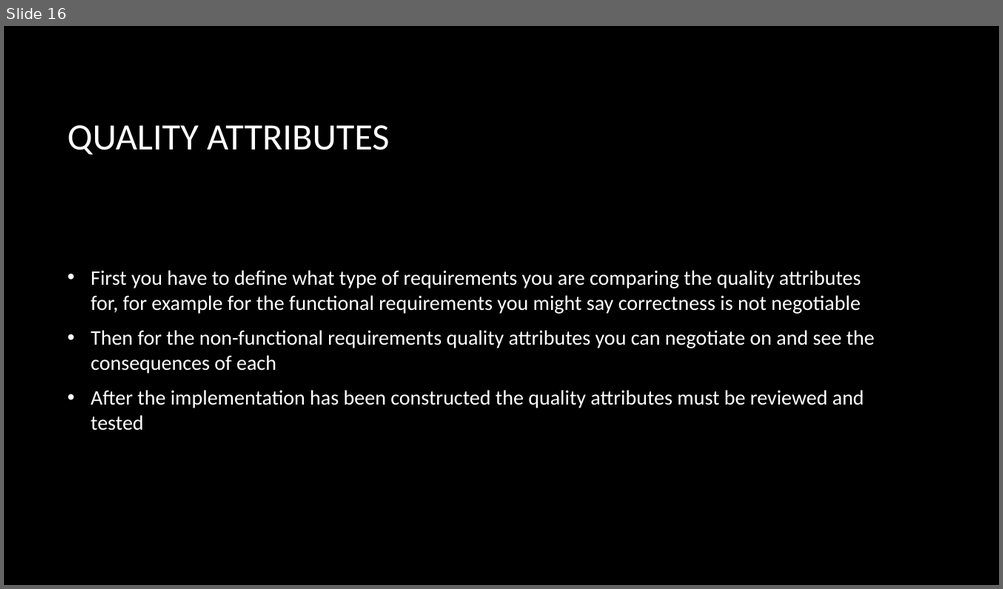
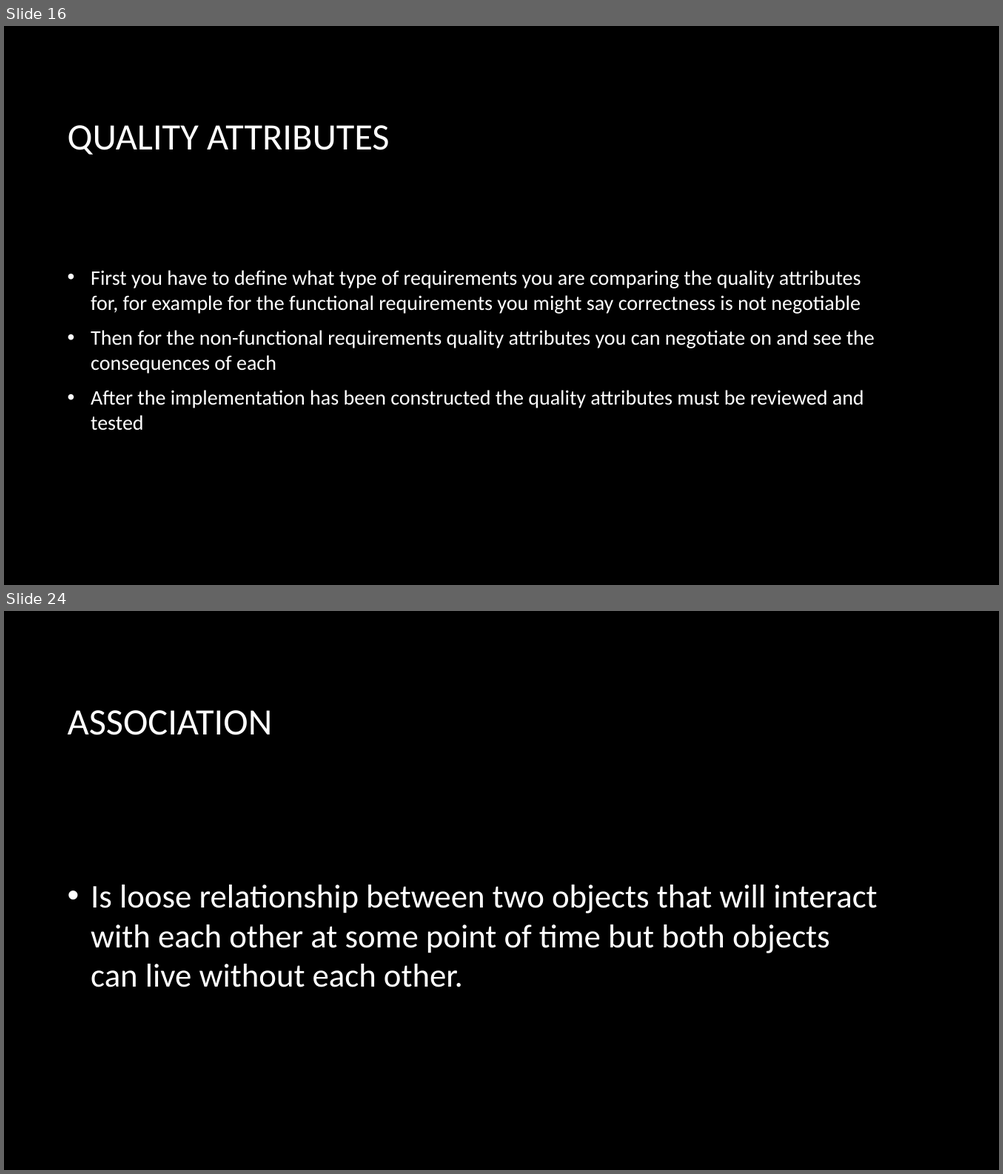
Before and after one commit to ahmedmagdy492/My-Hacking-Tutorails, a slide deck: Study/Object Oriented Design/Week 1 Objectives.pptx. Shown one above the other, each under a label of ours: slide 16 before the commit, slides 16 and 24 after it; the slides between them are not shown. The pictures are 1003x589 and 1003x1174 pixels, drawn with LibreOffice and Linux fonts; fonts in the diff are those of the drawing; background and template pictures are left out. Boxes give left, top, right and bottom in pixels: in the first picture for what was removed or moved away, otherwise in the second. Text is boxed around its words. In the diff, an @@ line names an element or a change of style, - is before the commit and + after.

```diff
--- a/Study/Object Oriented Design/Week 1 Objectives.pptx
+++ b/Study/Object Oriented Design/Week 1 Objectives.pptx
@@ slide 24 added at bbox=[4, 611, 999, 1170], background picture (left out) @@
@@ title added at bbox=[68, 710, 273, 735], 36 pt, text #FFFFFF @@
+ASSOCIATION
@@ text added at bbox=[91, 885, 876, 988], 32 pt, text #FFFFFF @@
+• Is loose relationship between two objects that will interact with each other at some point of time but both objects can live without each other.
```
Also in this commit, not shown: 16 other slides added, 7 other files.
